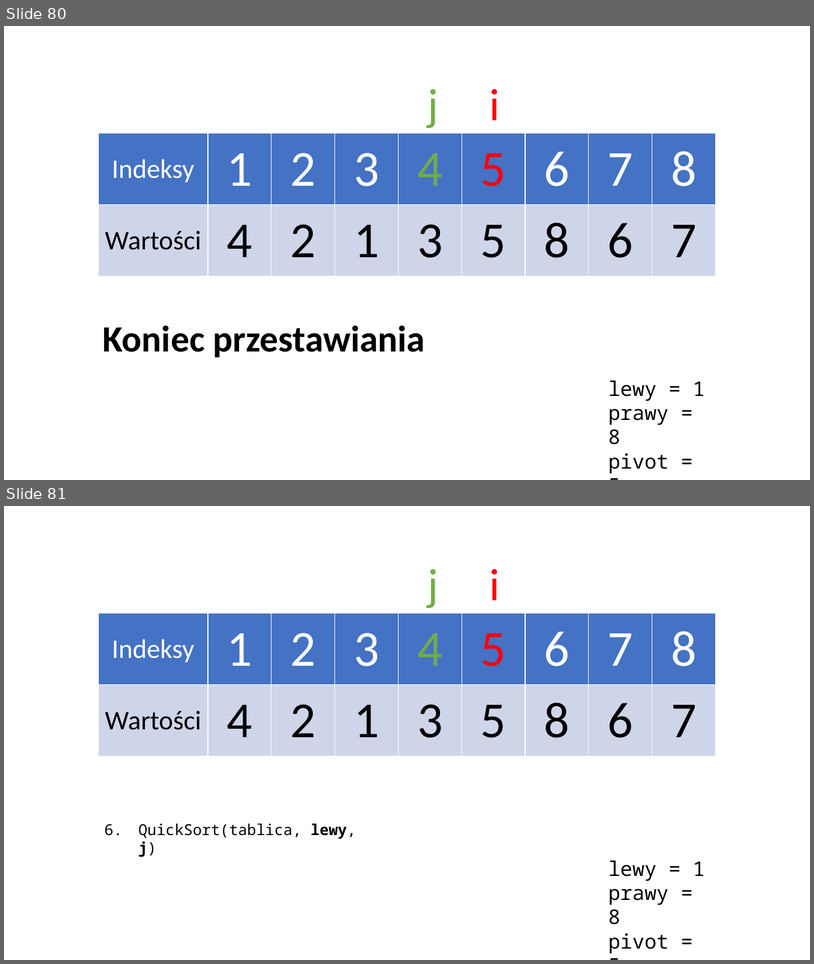
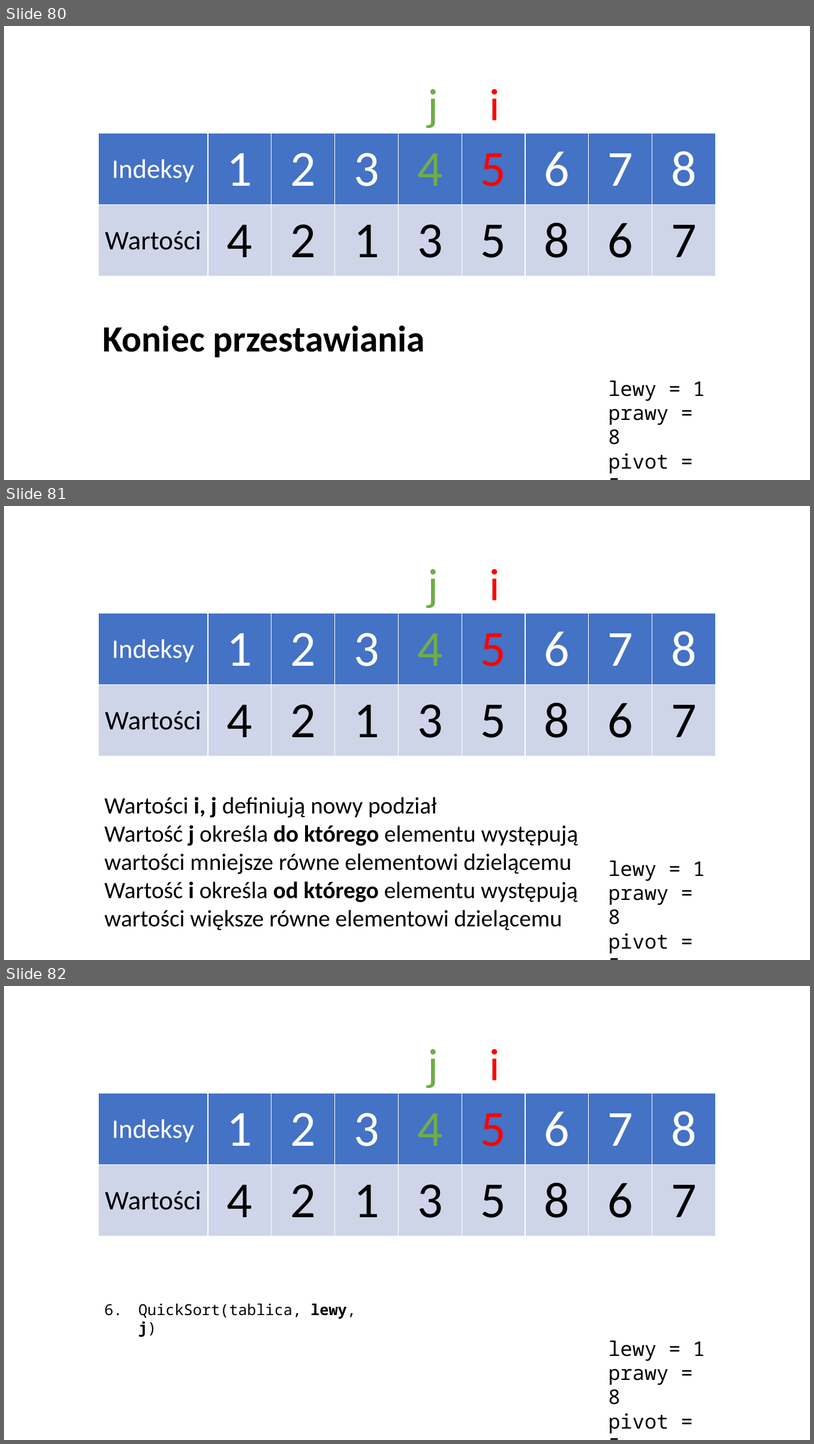
Before and after one commit to blackbat13/CS-HTiEW, a slide deck: Wprowadzenie do rekurencji 2/II. Wprowadzenie do rekurencji 2/Sortowanie Szybkie.pptx. Shown one above the other, each under a label of ours: slides 80 and 81 before the commit, slides 80, 81 and 82 after it. The pictures are 814x964 and 814x1444 pixels, drawn with LibreOffice and Linux fonts; fonts in the diff are those of the drawing. Boxes give left, top, right and bottom in pixels: in the first picture for what was removed or moved away, otherwise in the second. Text is boxed around its words. In the diff, an @@ line names an element or a change of style, - is before the commit and + after.

```diff
--- a/Wprowadzenie do rekurencji 2/II. Wprowadzenie do rekurencji 2/Sortowanie Szybkie.pptx
+++ b/Wprowadzenie do rekurencji 2/II. Wprowadzenie do rekurencji 2/Sortowanie Szybkie.pptx
@@ slide 81 added at (x1=4, y1=506, x2=810, y2=960), background #FFFFFF @@
@@ text added at (x1=428, y1=569, x2=439, y2=608), 54 pt, text #70AD47 @@
+j
@@ text added at (x1=489, y1=569, x2=500, y2=600), 54 pt, text #FF0000 @@
+i
@@ table added at (x1=98, y1=613, x2=716, y2=756), 2 rows, 9 columns @@
+Indeksy | 1 | 2 | 3 | 4 | 5 | 6 | 7 | 8
+Wartości | 4 | 2 | 1 | 3 | 5 | 8 | 6 | 7
@@ text added at (x1=104, y1=796, x2=579, y2=930), 28 pt, text #000000 @@
+Wartości i, j definiują nowy podział
+Wartość j określa do którego elementu występują wartości mniejsze równe elementowi dzielącemu
+Wartość i określa od którego elementu występują wartości większe równe elementowi dzielącemu
@@ text added at (x1=609, y1=860, x2=705, y2=953), 24 pt, text #000000 @@
+lewy = 1
+prawy = 8
+pivot = 5
@@ what was slide 81 is now slide 82 @@
```
Also in this commit, not shown: 1 other file.
